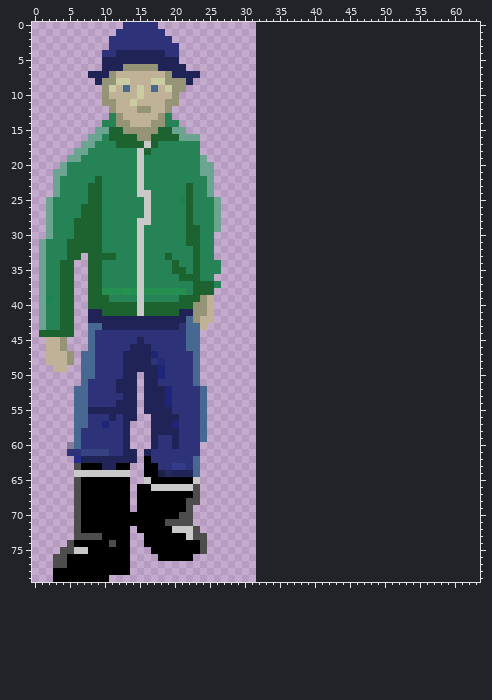
Two versions of one sprite sheet, Assets/Images/Sprites/Sienestäjä.png. The picture above was drawn from the file before the commit.
The file is 32x80 pixels. Pixels under 10% opacity are left out. Colours within 5 levels of each other are drawn and written as one. The old version is drawn lined up with the new one, on the new canvas.
The same view after the edit:
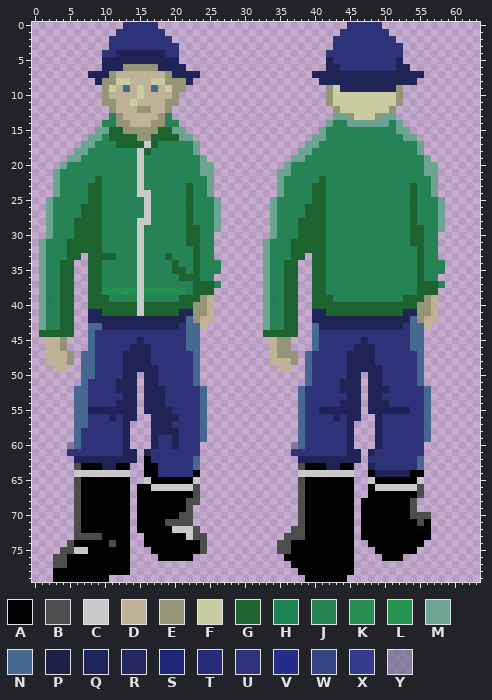
Palette (. is transparent): A #000000  B #4d4d4d  C #c9c9c9  D #bfb297  E #969477  F #cacca1  G #1d632f  H #1e8353  J #268356  K #258e51  L #24944f  M #6ba591  N #476891  P #191c43f8  Q #202356  R #24285e  S #1f2578  T #262c78  U #2e3379  V #262d8a  W #354380  X #353b8c  Y #585a7b82
The author wrote: * now have hands and sienestäjä backside
The exact change:
canvas 32x80 -> 64x80
y 0: x 45..49 ..... -> UUUUU
y 1: x 44..50 ....... -> UUUUUUU
y 2: x 43..51 ......... -> UUUUUUUUU
y 3: x 43..52 .......... -> UUUUUUUUUU
y 4: x 42..52 ........... -> UUUUUUUUUUU
y 5: x 42..52 ........... -> QUUUUUUUUUQ
y 6: x 42..53 ............ -> QQUUUUUUUUQQ
y 7: x 40..55 ................ -> QQQQQQQQQQQQQQQQ
y 8: x 41..54 .............. -> QQQQQQQQQQQQQQ
y 9: x 42..52 ........... -> EFQQQQQQQQE
y 10..11: x 42..52 ........... -> EFFFFFFFFFE
y 12: x 43..51 ......... -> EFFFFFFFE
y 13: x 43..51 ......... -> MMEFFFEMM
y 14: x 42..52 ........... -> MJJMMMMMMJM
y 15: x 41..53 ............. -> MJJJJJJJJJJMM
y 16: x 23 M -> .; x 40..54 ............... -> MMJJJJJJJJJJJMM
y 17: x 23 J -> M; x 39..55 ................. -> MMJJJJJJJJJJJJJJM
y 18: x 23 J -> M; x 38..55 .................. -> MMJJJJJJJJJJJJJJJM
y 19: x 37..56 .................... -> MMJJJJJJJJJJJJJJJJJM
y 20: x 36..57 ...................... -> MJJJJJJJJJJJJJJJJJJJMM
y 21: x 4 M -> J; x 35..57 ....................... -> MMJJJJJJJJJJJJJJJJJJJMM
y 22: x 35..57 ....................... -> MJJJJJGJJJJJJJJJJJJJJJM
y 23..24: x 35..57 ....................... -> MJJJJGGJJJJJJJJJJJJGJJM
y 25: x 34..58 ......................... -> MJJJJJGGJJJJJJJJJJJHGJJJM
y 26..27: x 34..58 ......................... -> MJJJJGGGJJJJJJJJJJJJGJJJM
y 28: x 34..58 ......................... -> MJJJGGGGJJJJJJJJJJJJGJJJM
y 29: x 34..58 ......................... -> MJJJGGGGJJJJJJJJJJJJGGJJM
y 30: x 34..57 ........................ -> MJJJGGGGJJJJJJJJJJJJGGJJ
y 31: x 33..57 ......................... -> MJJJGGGGGJJJJJJJJJJJJGGJJ
y 32: x 33..57 ......................... -> MJJJGGGGGJJJJJJJJJJJJJGJJ
y 33: x 33..38 ...... -> MJJJGG; x 40..57 .................. -> GGJJJJJJJJJJJJJGJJ
y 34..35: x 33..37 ..... -> MJJGG; x 40..58 ................... -> GGJJJJJJJJJJJJJGJJJ
y 36: x 33..37 ..... -> MJJGG; x 40..57 .................. -> GGJJJJJJJJJJJJJGJJ
y 37: x 33..37 ..... -> MJJGG; x 40..58 ................... -> GGJJJJJJJJJJJJJGGGJ
y 38: x 33..37 ..... -> MJJGG; x 40..57 .................. -> GGJJJJJJJJJJJJJGGG
y 39: x 33..37 ..... -> MHJGG; x 40..57 .................. -> GGGJJJJJJJJJJGGGED
y 40: x 33..37 ..... -> MJJGG; x 40..57 .................. -> GGGGGGGGGGGGGGGEED
y 41: x 33..37 ..... -> MJJGG; x 40..57 .................. -> QQGGGGGGGGGGGQQEED
y 42: x 33..37 ..... -> MJJGG; x 40..57 .................. -> QQQQQQQQQQQQQQNEDD
y 43: x 33..37 ..... -> MJJGG; x 40..56 ................. -> NQQQQQQQQQQQQUNND
y 44: x 33..37 ..... -> GGGGG; x 40..55 ................ -> NUUUUUUUUUUUUUNN
y 45: x 34..36 ... -> DEE; x 40..55 ................ -> NUUUUUUQUUUUUUNN
y 46: x 34..36 ... -> DEE; x 40..55 ................ -> NUUUUUQQQUUUUUNN
y 47: x 17 S -> U; x 34..37 .... -> DEEE; x 39..55 ................. -> NUUUUUQQQQUUUUUUN
y 48: x 18 T -> U; x 34..37 .... -> DDDE; x 39..55 ................. -> NUUUUUQQQQUUUUUUN
y 49: x 18 S -> U; x 35..36 .. -> DD; x 39..55 ................. -> NUUUUUQQQQQUUUUUN
y 50: x 18 S -> U; x 39..46 ........ -> NUUUUUQQ; x 48..55 ........ -> QQUUUUUN
y 51: x 39..46 ........ -> NUUUUQQQ; x 48..55 ........ -> QQUUUUUN
y 52: x 19 S -> U; x 38..46 ......... -> NUUUUUQQQ; x 48..56 ......... -> QQQUUUUUN
y 53: x 19 S -> U; x 38..46 ......... -> NUUUUUUQQ; x 48..56 ......... -> QQUUUUUUN
y 54: x 19 S -> U; x 38..46 ......... -> NUUUUUQQQ; x 48..56 ......... -> QQQUUUUUN
y 55: x 38..46 ......... -> NUUQQQQQQ; x 48..56 ......... -> QQQQQQUUN
y 56: x 38..46 ......... -> NUUUUQUQQ; x 49..56 ........ -> QUUUUUUN
y 57: x 10 S -> U; x 20 S -> U; x 38..45 ........ -> NUUUUUUQ; x 49..56 ........ -> QUUUUUUN
y 58..59: x 38..45 ........ -> NUUUUUUQ; x 49..56 ........ -> QUUUUUUN
y 60: x 37..45 ......... -> YNUUUUUUQ; x 49..55 ....... -> QUUUUUU
y 61: x 7..10 WWWW -> UUUU; x 37..46 .......... -> UUUUUUUUQQ; x 48..55 ........ -> QUUUUUUU
y 62: x 6 V -> Q; x 38..46 ......... -> QQQQQQQQQ; x 48..55 ........ -> UUUUUUUN
y 63: x 20..21 XX -> UU; x 38..45 ........ -> BAAAQQAA; x 48..55 ........ -> QUUUUUUN
y 64: x 18..23 PRQQQN -> UUUUUA; x 38..45 ........ -> CCCCCCCC; x 48..55 ........ -> AQQQQQAA
y 65: x 38..45 ........ -> BAAAAAAA; x 48..55 ........ -> CAAAAAAC
y 66: x 38..45 ........ -> BAAAAAAA; x 48..55 ........ -> ACCCCCCB
y 67: x 38..45 ........ -> BAAAAAAA; x 48..55 ........ -> AAAAAAAB
y 68..69: x 38..45 ........ -> BAAAAAAA; x 47..54 ........ -> AAAAAAAB
y 70: x 14 A -> .; x 38..45 ........ -> BAAAAAAA; x 47..56 .......... -> AAAAAAABBB
y 71: x 14 A -> .; x 38..45 ........ -> BAAAAAAA; x 47..56 .......... -> AAAAAAAABA
y 72: x 37..45 ......... -> BBAAAAAAA; x 47..56 .......... -> AAAAAAAAAA
y 73: x 36..45 .......... -> BBBAAAAAAA; x 47..56 .......... -> AAAAAAAAAA
y 74: x 35..45 ........... -> BBAAAAAAAAA; x 48..55 ........ -> AAAAAAAA
y 75: x 35..45 ........... -> BBAAAAAAAAA; x 49..54 ...... -> AAAAAA
y 76: x 36..45 .......... -> AAAAAAAAAA; x 50..52 ... -> AAA
y 77: x 37..45 ......... -> AAAAAAAAA
y 78: x 38..45 ........ -> AAAAAAAA
y 79: x 39..44 ...... -> AAAAAA
